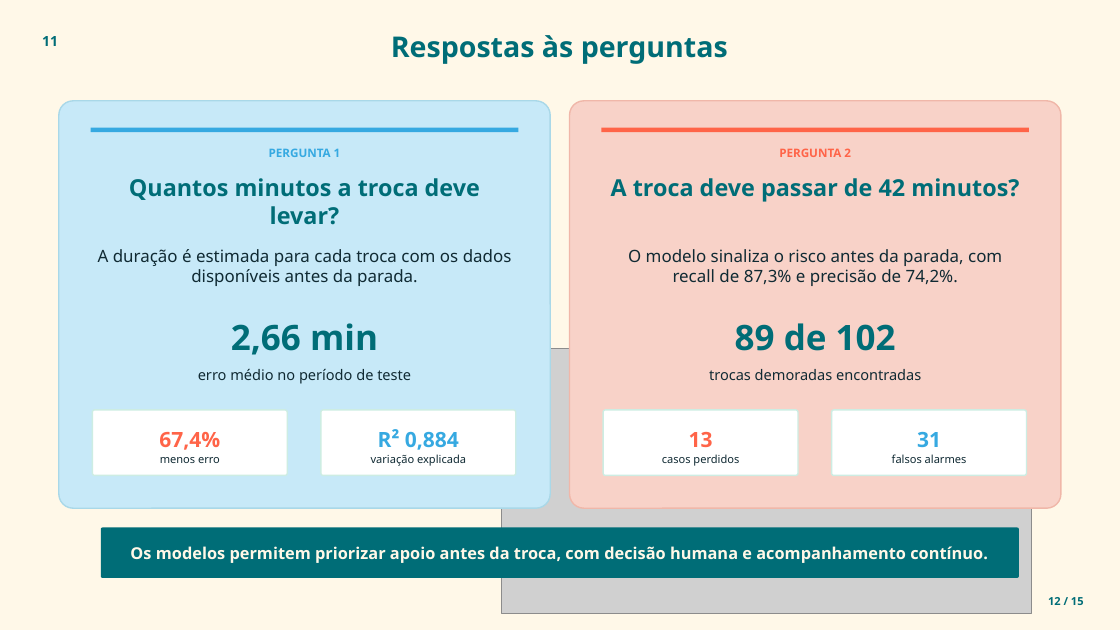
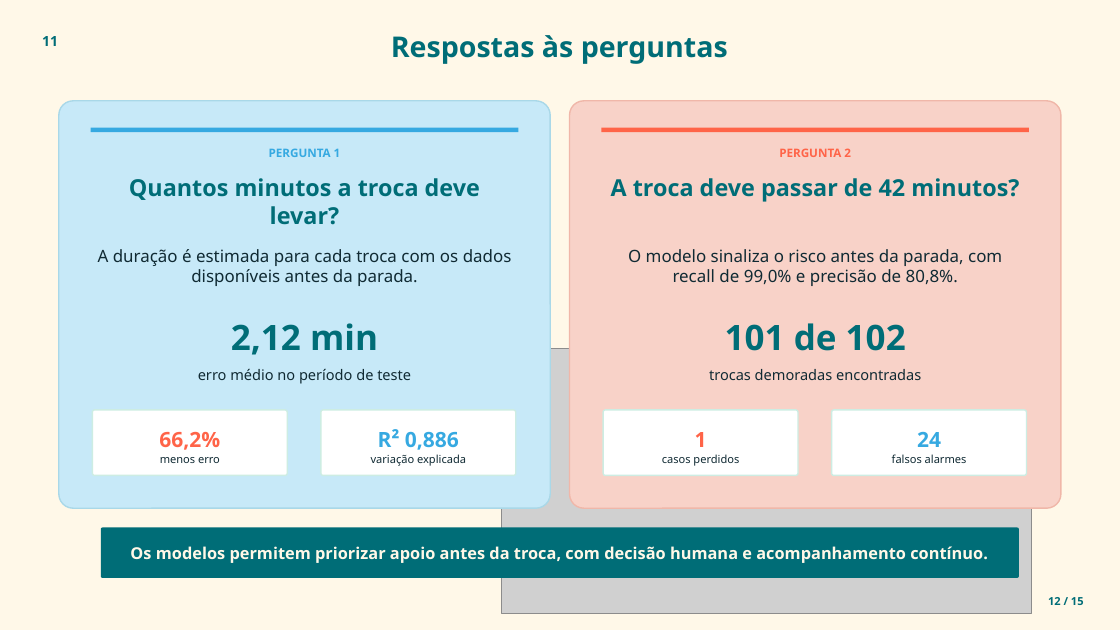
Before and after one commit to JulianaBallin/SMT-Changeover-Prediction, a slide deck: slide 12 of docs/apresentacao/apresentacao_smt_em_tempo.pptx. Drawn at 1120x630 pixels with LibreOffice and Linux fonts; fonts in the diff are those of the drawing; grey boxes stand for pictures. Boxes give left, top, right and bottom in pixels: in the first picture for what was removed or moved away, otherwise in the second. Text is boxed around its words. In the diff, an @@ line names an element or a change of style, - is before the commit and + after.

```diff
--- a/docs/apresentacao/apresentacao_smt_em_tempo.pptx
+++ b/docs/apresentacao/apresentacao_smt_em_tempo.pptx
@@ text at <box>628,249,1002,286</box>: text changed @@
-O modelo sinaliza o risco antes da parada, com recall de 87,3% e precisão de 74,2%.
+O modelo sinaliza o risco antes da parada, com recall de 99,0% e precisão de 80,8%.
@@ text at <box>231,323,378,355</box>: text changed @@
-2,66 min
+2,12 min
@@ text at <box>725,323,906,351</box>: text changed @@
-89 de 102
+101 de 102
@@ text at <box>159,432,220,450</box>: text changed @@
-67,4%
+66,2%
@@ text at <box>378,429,459,450</box>: text changed @@
-R² 0,884
+R² 0,886
@@ text at <box>695,432,707,447</box>: text changed @@
-13
+1
@@ text at <box>917,432,941,447</box>: text changed @@
-31
+24
```
Also in this commit, not shown: 5 other slides changed, 2 other files.
